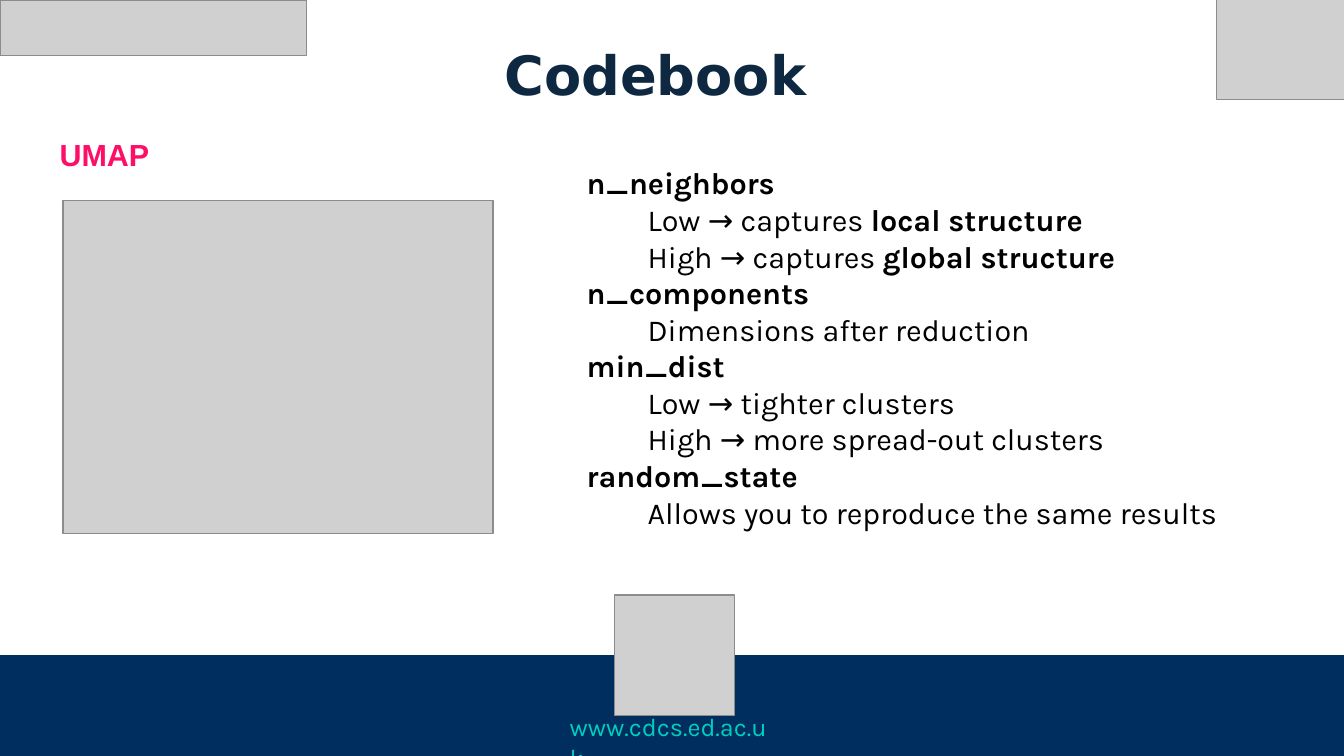
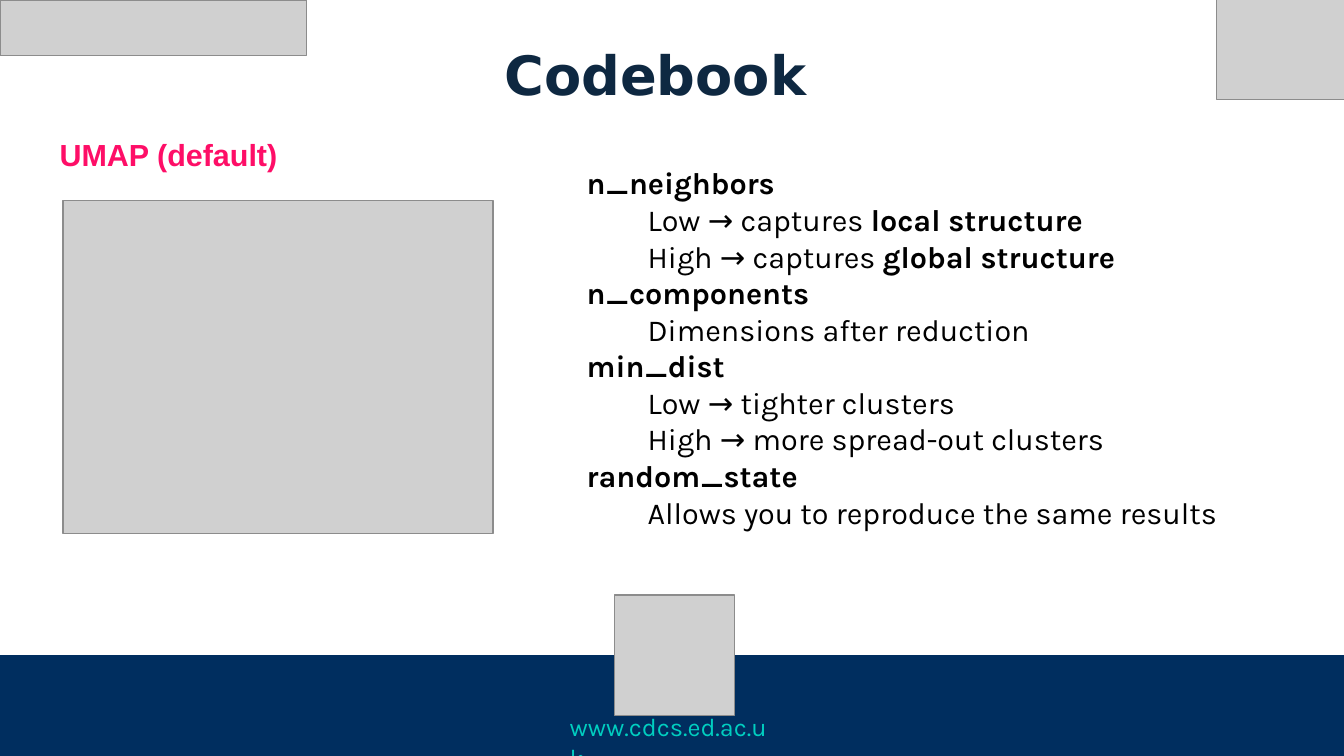
Before and after one commit to DCS-training/TopicModellingBert, a slide deck: slide 30 of Slides/TopicModelingBERT_W1_JL.pptx (slide 24 before the commit). Drawn at 1344x756 pixels with LibreOffice and Linux fonts; fonts in the diff are those of the drawing; grey boxes stand for pictures. Boxes give left, top, right and bottom in pixels: in the first picture for what was removed or moved away, otherwise in the second. Text is boxed around its words. In the diff, an @@ line names an element or a change of style, - is before the commit and + after.

```diff
--- a/Slides/TopicModelingBERT_W1_JL.pptx
+++ b/Slides/TopicModelingBERT_W1_JL.pptx
@@ text at (60, 144, 277, 171): text changed @@
-UMAP
+UMAP (default)
```
Also in this commit, not shown: 9 other slides changed, 8 slides added, 1 slide removed, 2 other files.
